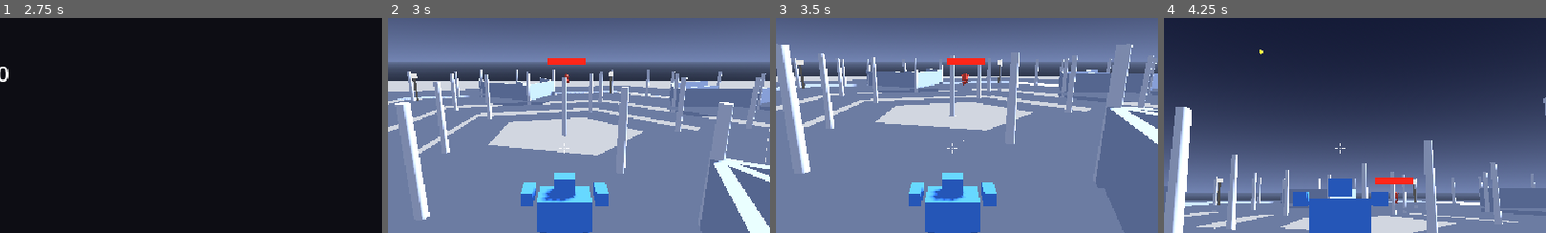
Above: before the commit, frames 1-4 (left to right).
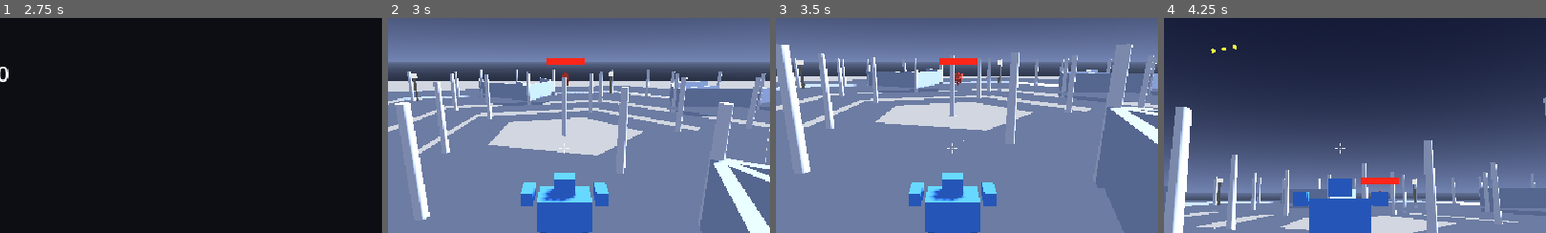
Above: after the commit, the same moments.

Repository: jonathandaley/Hardpoint
Game: Godot game, scene res://scenes/ui/TitleScreen.tscn
Two runs of this game, one before a commit and one after it. Both use one fixed random seed, a clock stepped at 60 frames per second and the inputs below.
Inputs (mouse positions are % of the whole screen's width and height, from its top left):
- Up to frame 1 (2.75 s): tap Enter (ui_accept) at 0.5 s; move the mouse to (72, 45) at 0.52 s; hold D (move_right) 0.53-1.25 s; hold Enter (ui_accept) 0.53-1.25 s; click "MECH" at 1.25 s; click "PILOT" at 2 s
- Up to frame 2 (3 s): click "FIND MATCH" at 2.75 s
- Up to frame 3 (3.5 s): no input
- Up to frame 4 (4.25 s): move the mouse to (45, 50) at 3.52 s; hold W (move_forward) from 3.53 s (still down); tap Space (ability_1) at 3.6 s; tap Enter (ui_accept) at 3.77, 3.8, 4.07 s
The pictures show only the part of the screen within x 27-77%, y 20-70%; the shares and areas given below are measured in that part.

Frame 1 is identical in both runs. In frame 2, less than 0.1% of the frame differs, in the area x 39-52%, y 18-37%; in frame 3, 0.3%; in frame 4, 0.3%, in the area x 12-66%, y 12-87%.

Commit message:
Weapon roster cleanup, default bot, leg animation no-slide fix
- Remove RocketLauncherHeavy and ProjectileGun from Hangar catalog
- Default bot set to Hippogriff in Game.gd and save file
- BipedLegs: cycle_rate now a multiplier on geometric no-slide rate
- MechDef/tres: leg_cycle_rate reset to 1.0 (multiplier)
- Hornet walk_speed 3.0→2.1 (below slowest light, Cesh 2.25)

Co-Authored-By: Claude Sonnet 4.6 <noreply@anthropic.com>

Diff:
--- a/autoloads/Game.gd
+++ b/autoloads/Game.gd
@@ -19,7 +19,7 @@
 # mech_def is a MechDef resource; null until Hangar initialises it.
 var loadout: Dictionary = {
 	"mech_def": null,
-	"bot_def": null,
+	"bot_def": preload("res://resources/mechs/Hippogriff.tres"),
 	"weapon_overrides": [],        # Array[PackedScene|null], parallel to mech_def.weapon_slots
 	"mech_weapon_choices": {},     # {mech_resource_path: [weapon_scene_path, ...]}
 }
--- a/scripts/Hangar.gd
+++ b/scripts/Hangar.gd
@@ -21,13 +21,11 @@
 	{"name": "MISSILE LAUNCHER LT", "path": "res://scenes/weapons/MissileLauncherLight.tscn", "slot_size": 0},
 	{"name": "ROCKET LAUNCHER LT",  "path": "res://scenes/weapons/RocketLauncherLight.tscn",  "slot_size": 0},
 	{"name": "LASER CANNON LT",     "path": "res://scenes/weapons/LaserCannonLight.tscn",     "slot_size": 0},
-	{"name": "PROJECTILE GUN",   "path": "res://scenes/weapons/ProjectileGun.tscn",   "slot_size": 0},
 	{"name": "RIFLE HEAVY",      "path": "res://scenes/weapons/RifleHeavy.tscn",      "slot_size": 1},
 	{"name": "SNIPER HEAVY",     "path": "res://scenes/weapons/SniperHeavy.tscn",     "slot_size": 1},
 	{"name": "MACHINE GUN HEAVY", "path": "res://scenes/weapons/MachineGunHeavy.tscn", "slot_size": 1},
 	{"name": "SHOTGUN HEAVY",        "path": "res://scenes/weapons/ShotgunHeavy.tscn",        "slot_size": 1},
 	{"name": "MISSILE LAUNCHER HV", "path": "res://scenes/weapons/MissileLauncherHeavy.tscn", "slot_size": 1},
-	{"name": "ROCKET LAUNCHER HV",  "path": "res://scenes/weapons/RocketLauncherHeavy.tscn",  "slot_size": 1},
 	{"name": "LASER CANNON HV",     "path": "res://scenes/weapons/LaserCannonHeavy.tscn",     "slot_size": 1},
 	{"name": "ARC WEAPON LT",       "path": "res://scenes/weapons/ArcWeaponLight.tscn",        "slot_size": 0},
 	{"name": "ARC WEAPON HV",       "path": "res://scenes/weapons/ArcWeaponHeavy.tscn",        "slot_size": 1},
